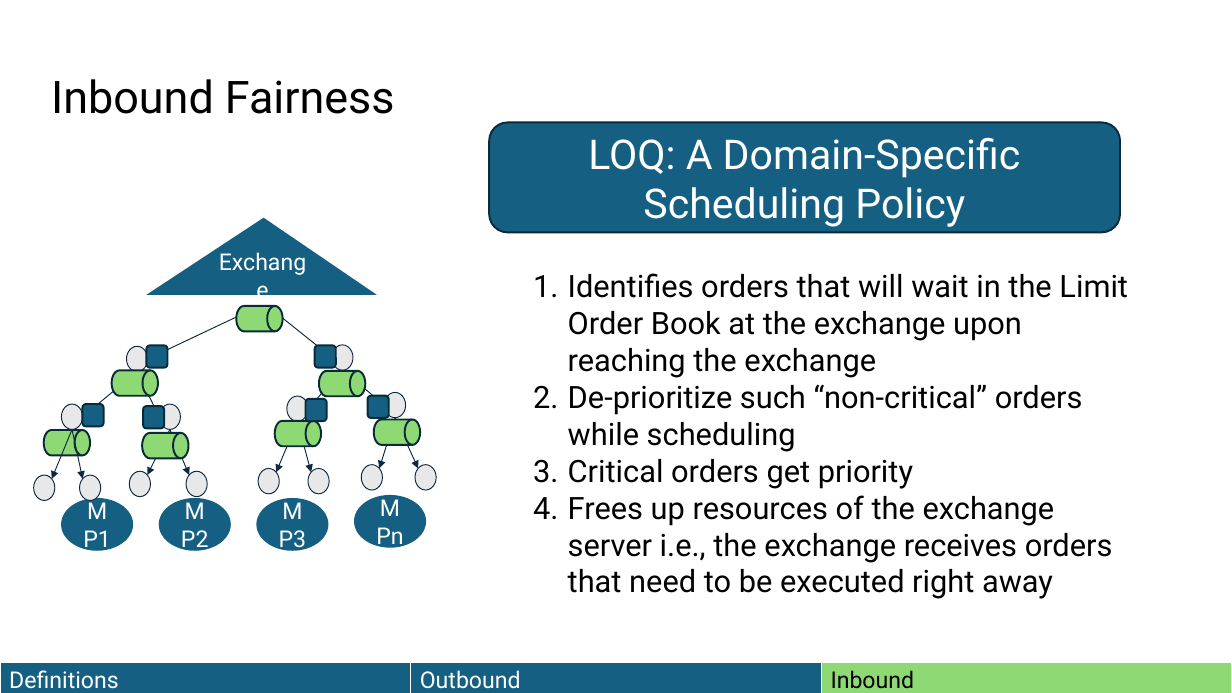
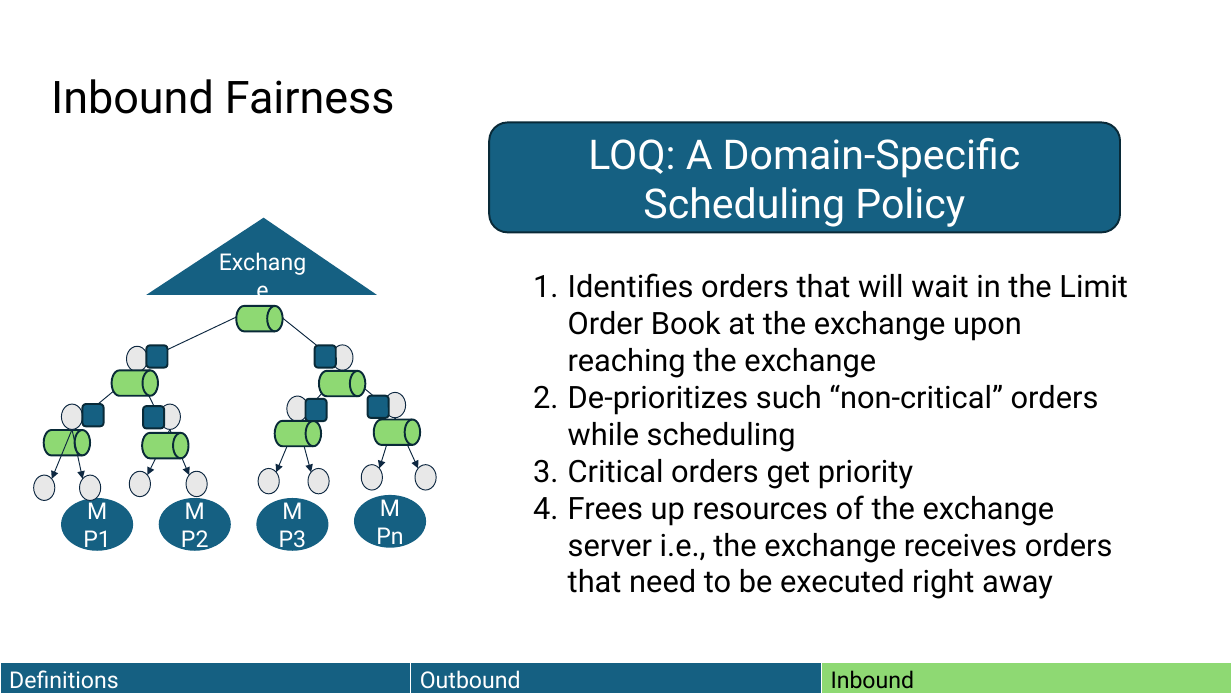
Before and after one commit to HaseebLUMS/Onyx-Presentation, a slide deck: slide 93 of thesis-latency-fairness.pptx (slide 91 before the commit). Drawn at 1232x693 pixels with LibreOffice and Linux fonts; fonts in the diff are those of the drawing. Boxes give left, top, right and bottom in pixels: in the first picture for what was removed or moved away, otherwise in the second. Text is boxed around its words. In the diff, an @@ line names an element or a change of style, - is before the commit and + after.

Commit message:
updated presentation

```diff
--- a/thesis-latency-fairness.pptx
+++ b/thesis-latency-fairness.pptx
@@ text at box(568, 384, 1099, 452): text changed @@
-2. De-prioritize such “non-critical” orders while scheduling
+2. De-prioritizes such “non-critical” orders while scheduling
```
Also in this commit, not shown: 2 other slides changed, 2 slides added.
